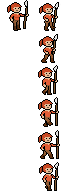
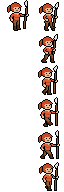
Layered file, before and after one edit (64x192). Changes by layer:
showed "shading #6", painted on it over [45, 177, 51, 190]
showed "shading #5", painted on it over [41, 145, 51, 158]
showed "shading #4", painted on it over [41, 112, 50, 126]
showed "shading #3", painted on it over [43, 81, 50, 94]
showed "shading #2", painted on it over [42, 49, 52, 62]
showed "shading #1", painted on it over [44, 16, 53, 30]
